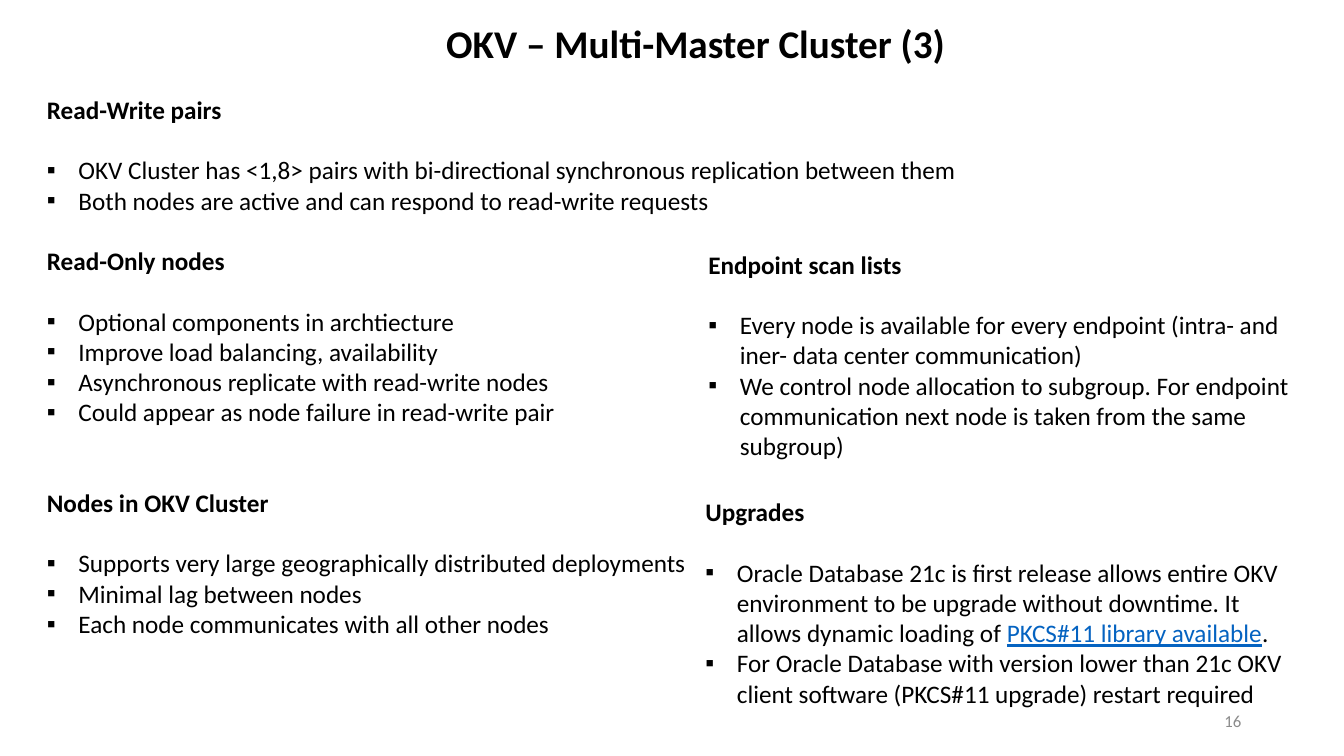
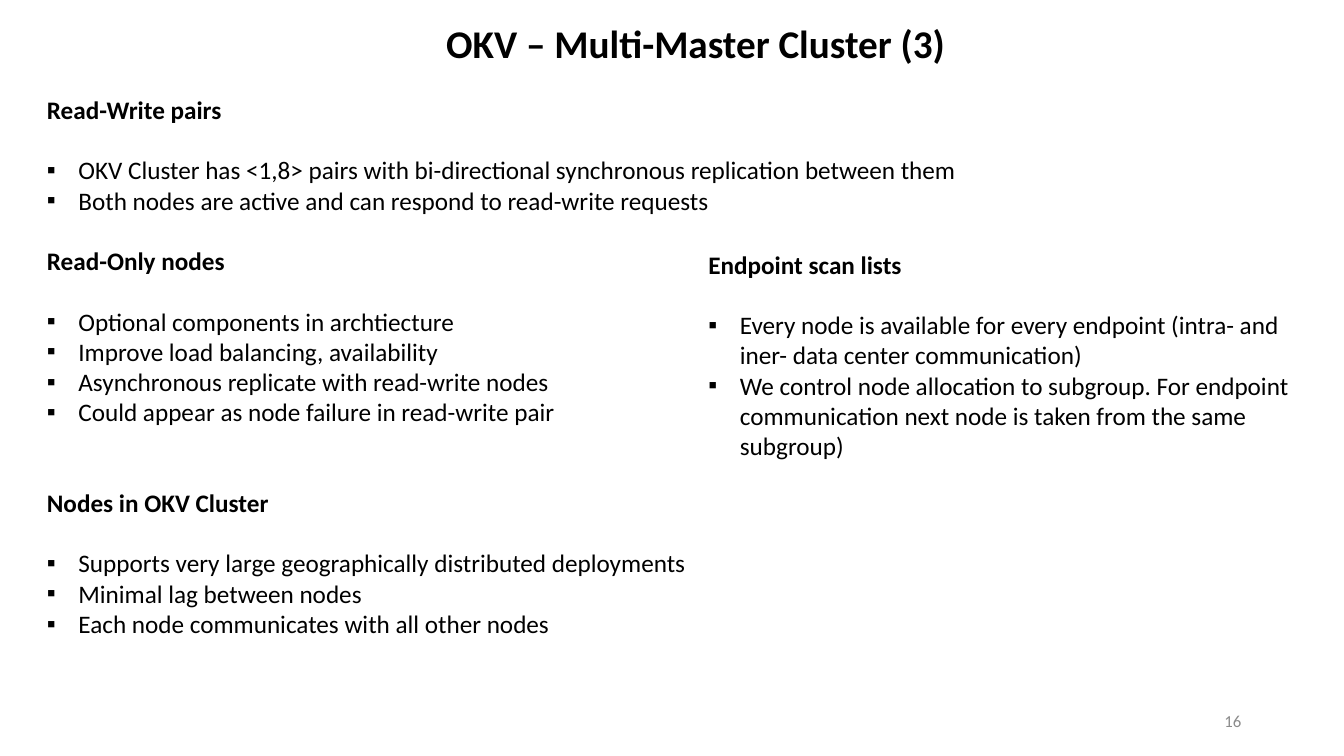
Before and after one commit to zizu1985/DOAG_OKV_EXACC, a slide deck: slide 16 of Oracle_Key_Vault_Overview.pptx. Drawn at 1344x756 pixels with LibreOffice and Linux fonts; fonts in the diff are those of the drawing; background and template pictures are left out. Boxes give left, top, right and bottom in pixels: in the first picture for what was removed or moved away, otherwise in the second. Text is boxed around its words. In the diff, an @@ line names an element or a change of style, - is before the commit and + after.

```diff
--- a/Oracle_Key_Vault_Overview.pptx
+++ b/Oracle_Key_Vault_Overview.pptx
@@ text removed at (705, 503, 1281, 708) @@
-Upgrades
-▪ Oracle Database 21c is first release allows entire OKV environment to be upgrade without downtime. It allows dynamic loading of PKCS#11 library available.
-▪ For Oracle Database with version lower than 21c OKV client software (PKCS#11 upgrade) restart required
```
Also in this commit, not shown: 6 other slides changed.
